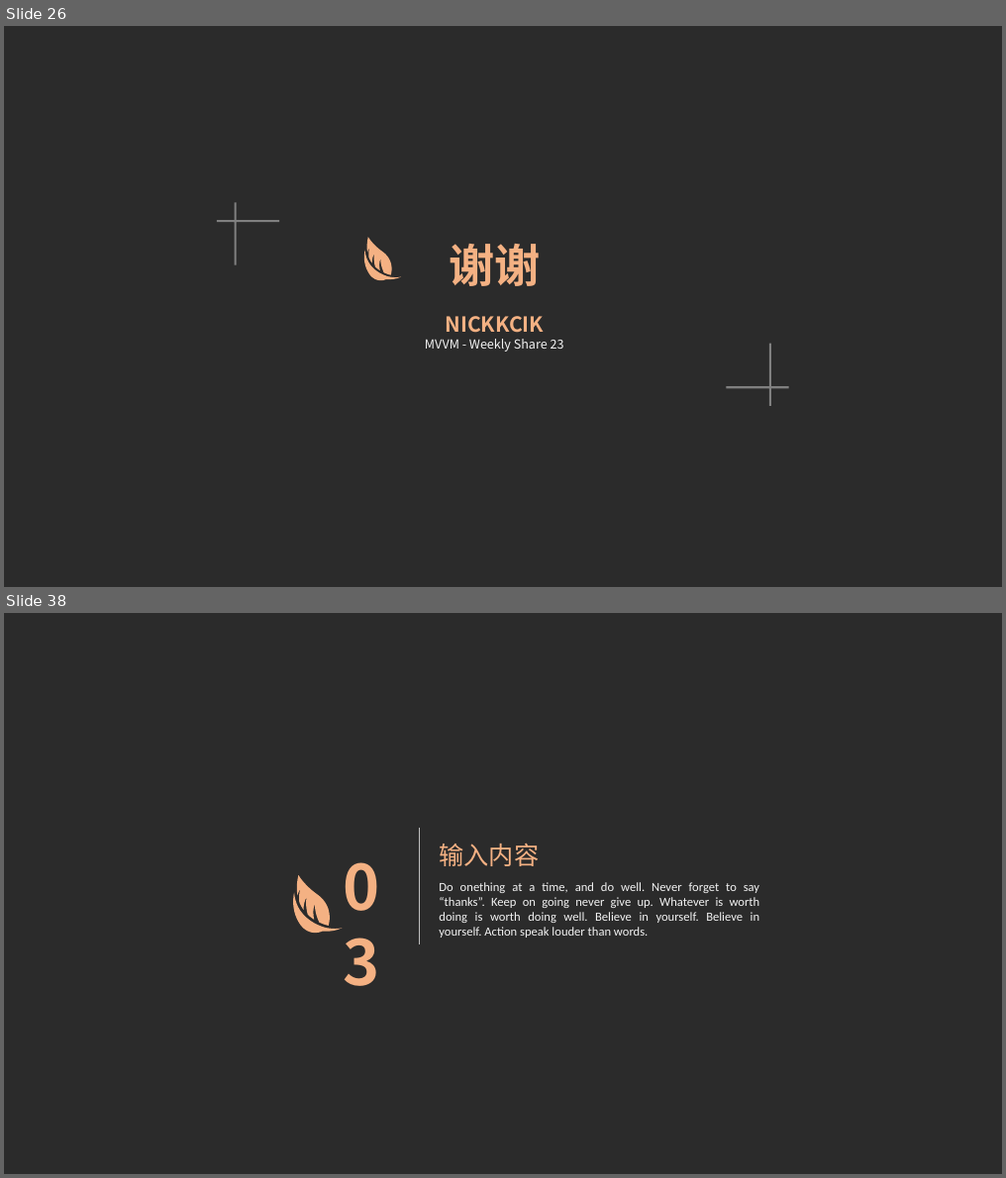
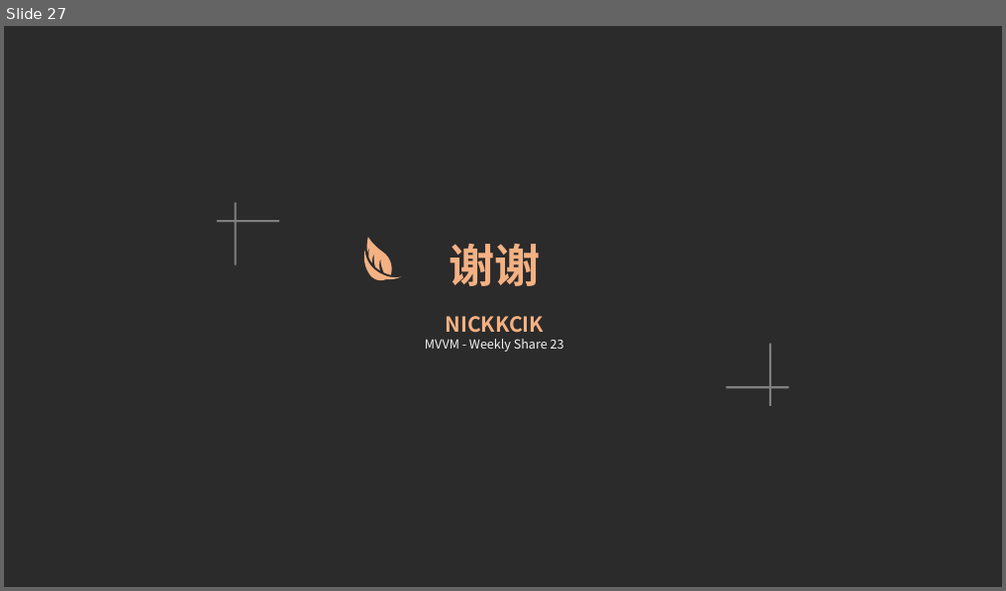
Before and after one commit to kcikkick/mvvm-demo, a slide deck: ppt/mvvm-demo.pptx. Shown one above the other, each under a label of ours: slides 26 and 38 before the commit, slide 27 after it; the slides between them are not shown. The pictures are 1006x1178 and 1006x591 pixels, drawn with LibreOffice and Linux fonts; fonts in the diff are those of the drawing; background and template pictures are left out; a plain dark background stands for a picture behind light text. Boxes give left, top, right and bottom in pixels: in the first picture for what was removed or moved away, otherwise in the second. Text is boxed around its words. In the diff, an @@ line names an element or a change of style, - is before the commit and + after.

```diff
--- a/ppt/mvvm-demo.pptx
+++ b/ppt/mvvm-demo.pptx
@@ slide 38 removed at (4, 613, 1002, 1174), background picture (left out) @@
@@ text removed at (336, 845, 414, 928) @@
-03
@@ line removed from (420, 828) to (420, 945) @@
@@ text removed at (439, 843, 539, 866) @@
-输入内容
@@ freeform shape removed at (293, 875, 342, 933) @@
@@ text removed at (439, 882, 760, 938) @@
-Do onething at a time, and do well. Never forget to say “thanks”. Keep on going never give up. Whatever is worth doing is worth doing well. Believe in yourself. Believe in yourself. Action speak louder than words.
@@ what was slide 26 is now slide 27 @@
```
Also in this commit, not shown: 1 slide added, 23 other slides removed, 5 other files.
